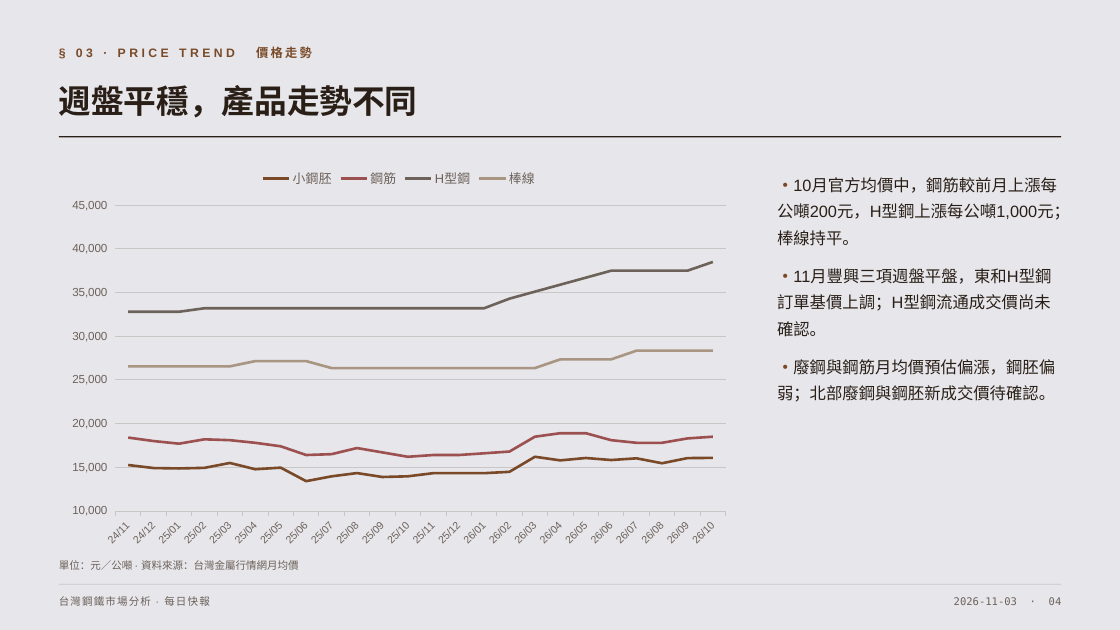
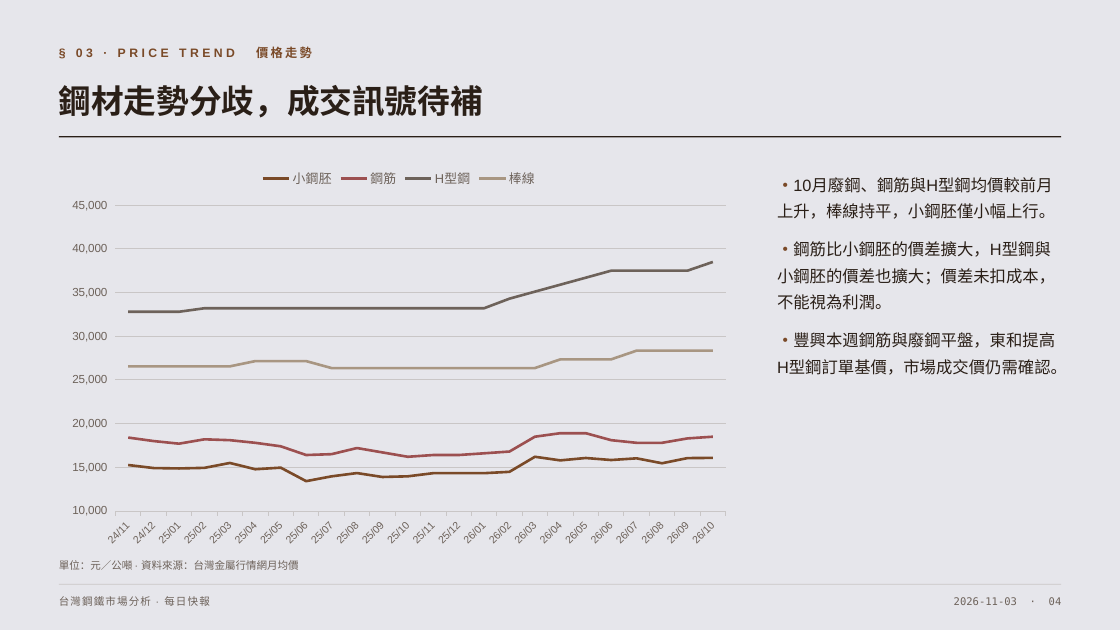
Before and after one commit to lijingchiu/SteelWeb, a slide deck: slide 4 of reports/steel-daily-2026-11-03.pptx. Drawn at 1120x630 pixels with LibreOffice and Linux fonts; fonts in the diff are those of the drawing. Boxes give left, top, right and bottom in pixels: in the first picture for what was removed or moved away, otherwise in the second. Text is boxed around its words. In the diff, an @@ line names an element or a change of style, - is before the commit and + after.

```diff
--- a/reports/steel-daily-2026-11-03.pptx
+++ b/reports/steel-daily-2026-11-03.pptx
@@ text at (59,85,483,118): text changed @@
-週盤平穩，產品走勢不同
+鋼材走勢分歧，成交訊號待補
@@ text at (777,177,1067,375): text changed @@
-・10月官方均價中，鋼筋較前月上漲每公噸200元，H型鋼上漲每公噸1,000元；棒線持平。
-・11月豐興三項週盤平盤，東和H型鋼訂單基價上調；H型鋼流通成交價尚未確認。
-・廢鋼與鋼筋月均價預估偏漲，鋼胚偏弱；北部廢鋼與鋼胚新成交價待確認。
+・10月廢鋼、鋼筋與H型鋼均價較前月上升，棒線持平，小鋼胚僅小幅上行。
+・鋼筋比小鋼胚的價差擴大，H型鋼與小鋼胚的價差也擴大；價差未扣成本，不能視為利潤。
+・豐興本週鋼筋與廢鋼平盤，東和提高H型鋼訂單基價，市場成交價仍需確認。
```
Also in this commit, not shown: 10 other slides changed, 1 other file.
